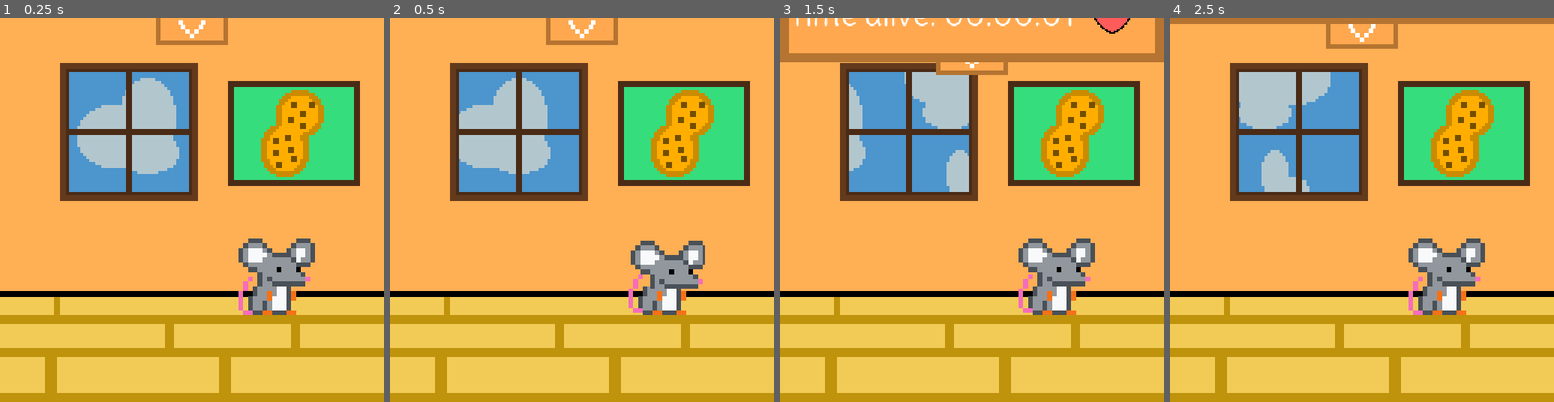
Above: before the commit, frames 1-4 (left to right).
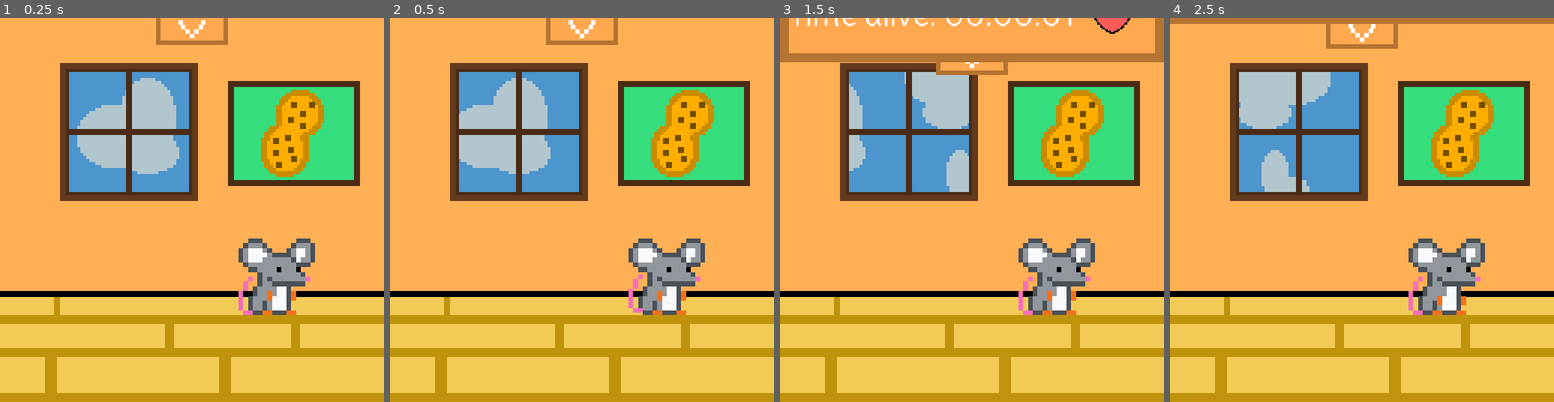
Above: after the commit, the same moments.

Repository: j4y-boi/Pip-the-Mouse-Godot
Game: Godot game, scene res://scenes/game.tscn
Same seed, same stepped clock (60 frames per second), same inputs: the game is played once before the commit and once after it. This scene is started directly instead of the project's main scene. Sound files missing from this copy of the repository are replaced by a short silence.
Inputs (mouse positions are in pixels of both pictures, inside the frame that each line leads up to):
- Up to frame 1 (0.25 s): no input
- Up to frame 2 (0.5 s): no input
- Up to frame 3 (1.5 s): tap Enter at 0.5 s; move the mouse to (972, 33) at 0.52 s; hold Right (right) 0.53-1.28 s; click (972, 33) at 0.67 s; move the mouse to (895, 229) at 1.27 s; hold Down (down) from 1.28 s (still down); click (895, 229) at 1.42 s
- Up to frame 4 (2.5 s): move the mouse to (1400, 125) at 2.02 s; release Down (down) at 2.03 s; hold Right (right) from 2.03 s (still down); click (1400, 125) at 2.17 s

Frame 1 is identical in both runs. In frame 2, 0.9% of the frame differs, in the area x 62-83%, y 57-71%; in frame 3, less than 0.1%; in frame 4, less than 0.1%.

Commit message:
added reload awareness, fixed issue where death diag didint progress

Diff:
--- a/scenes/game.tscn
+++ b/scenes/game.tscn
@@ -344,7 +344,7 @@
 sprite_frames = SubResource("SpriteFrames_bj30b")
 animation = &"idle"
 autoplay = "idle"
-frame_progress = 0.530859
+frame_progress = 0.230781
 
 [node name="foodAuthority" type="Node2D" parent="."]
 script = ExtResource("16_5newe")
--- a/scripts/topGUI.gd
+++ b/scripts/topGUI.gd
@@ -30,12 +30,14 @@
 var intgametime = 0
 var talkstage = 0
 var wasHunger = false
+var doesreturn = false
 
 func random_sentence(lines: Array) -> void:
 	time.text = lines[randi_range(0, lines.size() - 1)]
 
 func _ready() -> void:
 	foodTextures = food_authority.foodTextures
+	doesreturn = save.contents_to_save.leftbehind
 
 func _process(delta: float) -> void:
 	gametime += delta
@@ -92,15 +94,21 @@
 		if lasttime == 0:
 			lasttime = intgametime
 
-		if intgametime == 0 and talkstage == 0:
+		if lasttime == 0  and talkstage == 0:
 			talkstage += 1
-			if mouse.feedTimeLeft <= 0 or mouse.feedTimeLeft >= 600:
+			save.contents_to_save.leftbehind = true
+			save.saveData()
+			if doesreturn:
+				random_sentence(["Uhh...","...","Hm..."])
+			elif mouse.feedTimeLeft <= 0 or mouse.feedTimeLeft >= 600:
 				random_sentence(["P-Pip? You there?","Is he okay?","Is he... Dead?"])
 			else:
 				random_sentence(["Huh...", "That's weird.", "Wait what?"])
 		if intgametime == lasttime+5 and talkstage == 1:
 			talkstage+=1
-			if mouse.feedTimeLeft <= 0:
+			if doesreturn:
+				random_sentence(["Why'd you reload?","Did you reload?","Restarted the game, huh?"])
+			elif mouse.feedTimeLeft <= 0:
 				random_sentence(["He starved...","He ate too little...","Did you give him food?"])
 			elif mouse.feedTimeLeft >= 600:
 				random_sentence(["That's too much food...","You fed him too much...","A bit too much food..."])
@@ -108,7 +116,9 @@
 				random_sentence(["This death wasn't..."])
 		if intgametime == lasttime+10 and talkstage == 2:
 			talkstage+=1
-			if mouse.feedTimeLeft <= 0:
+			if doesreturn:
+				random_sentence(["He's still dead.","That didn't help.","Didn't change anything."])
+			elif mouse.feedTimeLeft <= 0:
 				random_sentence(["He needs to eat.","Mice eat too. Feed him.","Press [LEFT] to feed"])
 			elif mouse.feedTimeLeft >= 600:
 				random_sentence(["Mice eat less.","Don't give too much food.","Feed him less."])
@@ -165,6 +175,7 @@
 		save.judgement.miceKilled += 1
 		if mouse.aliveTime > save.judgement.longestAlive:
 			save.judgement.longestAlive = mouse.aliveTime
+			save.saveData()
 
 		var save_path = "user://savefile.json"
 		if FileAccess.file_exists(save_path):
